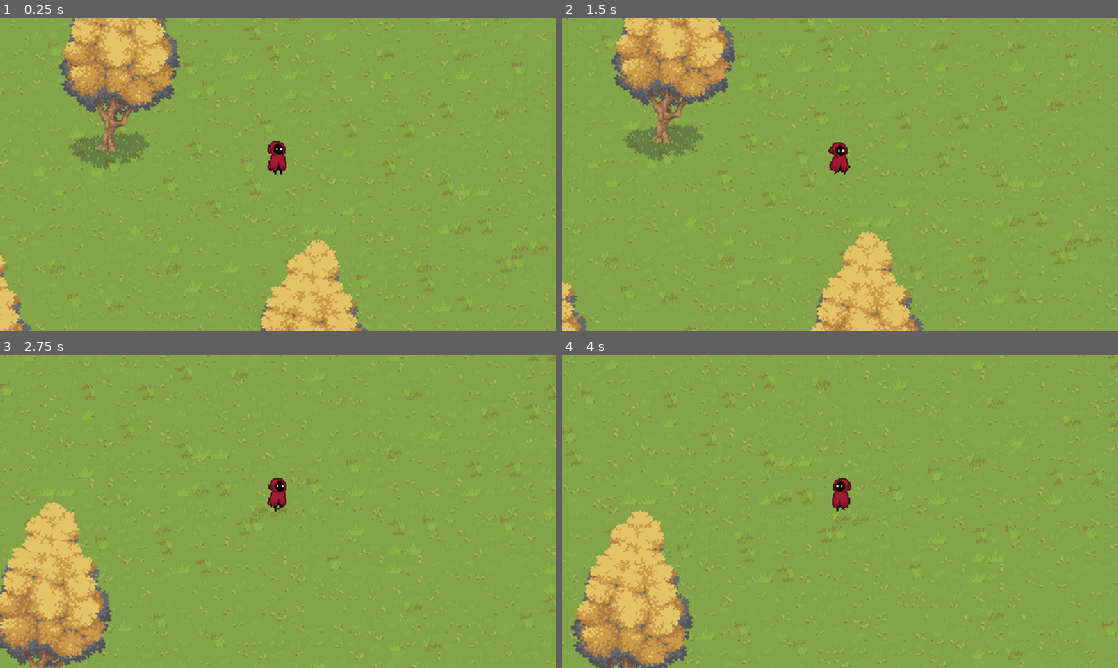
Above: before the commit, frames 1-4 (two rows, left to right).
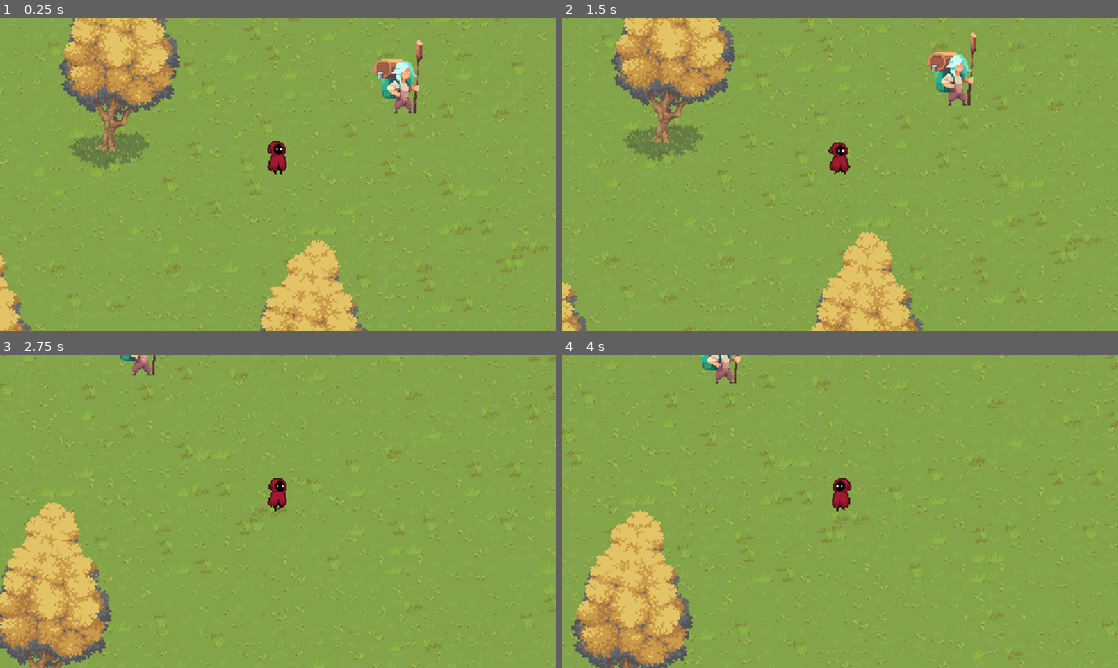
Above: after the commit, the same moments.

Repository: nxtdv/projectb_godot
Game: Godot game, scene res://scenes/intro.tscn
Two runs of this game, one before a commit and one after it. Both use one fixed random seed, a clock stepped at 60 frames per second and the inputs below.
Inputs (mouse positions are in pixels of both pictures, inside the frame that each line leads up to):
- Up to frame 1 (0.25 s): no input
- Up to frame 2 (1.5 s): move the mouse to (962, 158) at 0.52 s; hold D (Right) 0.53-1.28 s; click (962, 158) at 0.6 s; move the mouse to (728, 190) at 1.27 s; hold S (Down) from 1.28 s (still down); tap E (Interact) at 1.35 s
- Up to frame 3 (2.75 s): move the mouse to (333, 442) at 2.02 s; release S (Down) at 2.03 s; hold D (Right) from 2.03 s (still down); hold Shift (Sprint) from 2.03 s (still down)
- Up to frame 4 (4 s): move the mouse to (812, 574) at 2.77 s; release D (Right) at 2.78 s; release Shift (Sprint) at 2.78 s; hold W (Up) 2.78-3.53 s; click (812, 574) at 2.85 s; move the mouse to (1006, 558) at 3.52 s; hold A (Left) from 3.53 s (still down); hold E (Interact) from 3.53 s (still down)

The runs differ from the first frame. In frame 1, 1.0% of the frame differs, in the area x 67-76%, y 7-31%; in frame 2, 1.0%; in frame 3, 0.2%; in frame 4, 0.4%.

Commit message:
feat(scene): add npc_1 to intro scene
- included npc_1 node referencing res://scenes/npc_1.tscn
- positioned npc_1 at (99, -51) within the scene

Diff:
--- a/scenes/intro.tscn
+++ b/scenes/intro.tscn
@@ -1,10 +1,11 @@
-[gd_scene load_steps=29 format=4 uid="uid://bu843gxnla8m3"]
+[gd_scene load_steps=30 format=4 uid="uid://bu843gxnla8m3"]
 
 [ext_resource type="Texture2D" uid="uid://dhv6y645pps1c" path="res://assets/Tilesets/Tileset-Terrain2.png" id="1_yjqpq"]
 [ext_resource type="PackedScene" uid="uid://diwoqsd1gpvix" path="res://scenes/player.tscn" id="2_yjqpq"]
 [ext_resource type="PackedScene" uid="uid://iwxgb3tre0g2" path="res://scenes/tree_1.tscn" id="3_4bx60"]
 [ext_resource type="Texture2D" uid="uid://p8bys3imglut" path="res://assets/Tilesets/Tileset-Animated Terrains-8 frames- transparency.png" id="3_es01l"]
 [ext_resource type="Texture2D" uid="uid://6ogfqfl5nhbp" path="res://assets/Tilesets/Tileset-Animated Terrains-8 frames-.png" id="3_wfs7u"]
+[ext_resource type="PackedScene" uid="uid://byjgsqdrrt30x" path="res://scenes/npc_1.tscn" id="6_es01l"]
 
 [sub_resource type="TileSetAtlasSource" id="TileSetAtlasSource_hiskw"]
 texture = ExtResource("1_yjqpq")
@@ -2956,3 +2957,6 @@
 
 [node name="tree_6" parent="." instance=ExtResource("3_4bx60")]
 position = Vector2(29, 240)
+
+[node name="npc_1" parent="." instance=ExtResource("6_es01l")]
+position = Vector2(99, -51)
